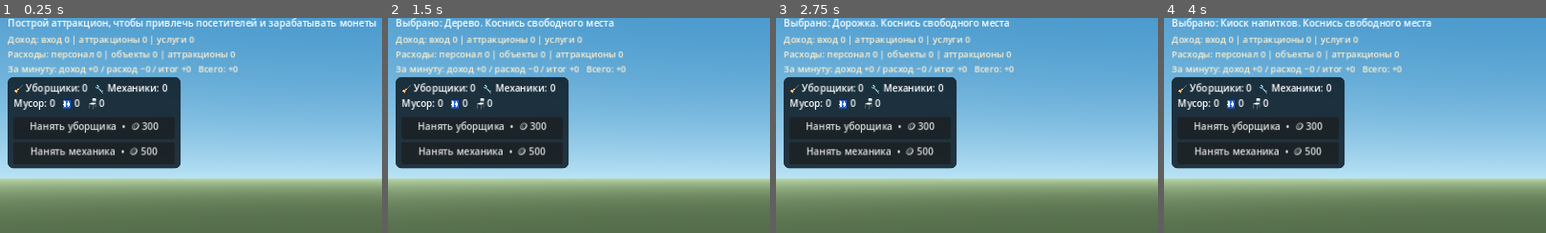
Above: before the commit, frames 1-4 (left to right).
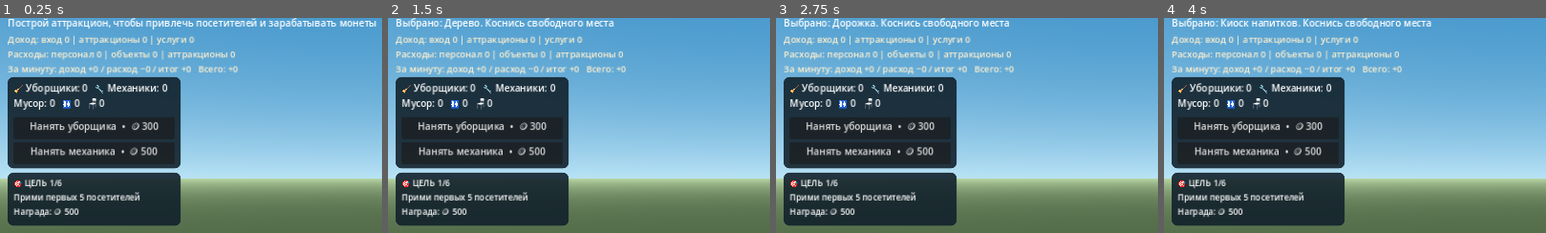
Above: after the commit, the same moments.

Repository: uchihabaha05-del/PARKORA
Game: Godot game, scene res://scenes/main.tscn
Two runs of this game, one before a commit and one after it. Both use one fixed random seed, a clock stepped at 60 frames per second and the inputs below.
Inputs:
- Up to frame 1 (0.25 s): no input
- Up to frame 2 (1.5 s): click "Карусель 🪙 1 200" at 0.5 s; click "Дерево 🪙 100" at 1.25 s
- Up to frame 3 (2.75 s): click "Дорожка 🪙 25" at 2 s
- Up to frame 4 (4 s): click "Еда 🍔 🪙 650" at 2.75 s; click "Напитки 🥤 🪙 500" at 3.5 s
The pictures show only the part of the screen within x 1-51%, y 13-63%; the shares and areas given below are measured in that part.

The runs differ from the first frame. In frame 1, 11% of the frame differs, in the area x 2-48%, y 72-97%; in frame 2, 11%; in frame 3, 11%; in frame 4, 11%.

Commit message:
Add saved park objectives with milestone rewards

Diff:
--- a/scripts/main.gd
+++ b/scripts/main.gd
@@ -34,6 +34,8 @@
 var period_income := 0
 var period_expenses := 0
 var reporting_timer := 60.0
+var objective_index := 0
+var objective_label: Label
 var maintenance_timer := 10.0
 var save_timer := 15.0
 var built_objects: Array[Dictionary] = []
@@ -86,6 +88,7 @@
 	_animate_rides(delta)
 	_update_economy(delta)
 	_update_reporting_period(delta)
+	_update_objectives()
 	save_timer -= delta
 	if save_timer <= 0.0:
 		save_timer = 15.0
@@ -263,6 +266,7 @@
 	_add_clear_button(row)
 	_create_ride_management_panel(root)
 	_create_staff_panel(root)
+	_create_objective_panel(root)
 
 
 func _create_staff_panel(root: Control) -> void:
@@ -294,6 +298,88 @@
 	hire_mechanic_button.custom_minimum_size = Vector2(0, 34)
 	hire_mechanic_button.pressed.connect(_hire_mechanic)
 	column.add_child(hire_mechanic_button)
+
+
+func _create_objective_panel(root: Control) -> void:
+	var panel := PanelContainer.new()
+	panel.position = Vector2(24, 350)
+	panel.custom_minimum_size = Vector2(290, 88)
+	var style := StyleBoxFlat.new()
+	style.bg_color = Color(0.07, 0.13, 0.17, 0.9)
+	style.set_corner_radius_all(10)
+	style.content_margin_left = 10
+	style.content_margin_right = 10
+	style.content_margin_top = 7
+	style.content_margin_bottom = 7
+	panel.add_theme_stylebox_override("panel", style)
+	root.add_child(panel)
+	objective_label = Label.new()
+	objective_label.add_theme_color_override("font_color", Color.WHITE)
+	objective_label.add_theme_font_size_override("font_size", 14)
+	objective_label.autowrap_mode = TextServer.AUTOWRAP_WORD_SMART
+	panel.add_child(objective_label)
+	_update_objective_text()
+
+
+func _update_objective_text() -> void:
+	var objective_text := ""
+	var reward := 0
+	match objective_index:
+		0:
+			objective_text = "Прими первых 5 посетителей"
+			reward = 500
+		1:
+			objective_text = "Построй второй аттракцион"
+			reward = 800
+		2:
+			objective_text = "Построй 2 объекта обслуживания"
+			reward = 600
+		3:
+			objective_text = "Заработай 1 500 монет общей выручки"
+			reward = 1000
+		4:
+			objective_text = "Найми уборщика или механика"
+			reward = 500
+		5:
+			objective_text = "Доведи рейтинг и чистоту до 70%"
+			reward = 1500
+		_:
+			objective_text = "Все основные цели выполнены! Продолжай развивать парк"
+	if objective_index >= 6:
+		objective_label.text = "🏆 Цели\n" + objective_text
+	else:
+		objective_label.text = "🎯 ЦЕЛЬ " + str(objective_index + 1) + "/6\n" + objective_text + "\nНаграда: 🪙 " + _format_number(reward)
+
+
+func _update_objectives() -> void:
+	var completed := false
+	var reward := 0
+	match objective_index:
+		0:
+			completed = total_visitors >= 5
+			reward = 500
+		1:
+			completed = rides.size() >= 2
+			reward = 800
+		2:
+			completed = shops.size() + facilities.size() >= 2
+			reward = 600
+		3:
+			completed = total_income >= 1500
+			reward = 1000
+		4:
+			completed = cleaners + mechanics >= 1
+			reward = 500
+		5:
+			completed = park_rating >= 70.0 and cleanliness >= 70.0
+			reward = 1500
+	if completed and objective_index < 6:
+		coins += reward
+		objective_index += 1
+		_update_objective_text()
+		_update_hud()
+		_save_game()
+		_set_hint("Цель выполнена! Награда: +🪙 " + _format_number(reward))
 
 
 func _hire_cleaner() -> void:
@@ -786,6 +872,7 @@
 	period_income = int(config.get_value("economy", "period_income", 0))
 	period_expenses = int(config.get_value("economy", "period_expenses", 0))
 	reporting_timer = float(config.get_value("economy", "reporting_timer", 60.0))
+	objective_index = clampi(int(config.get_value("economy", "objective_index", 0)), 0, 6)
 	park_rating = float(config.get_value("park", "park_rating", 50.0))
 	cleaners = int(config.get_value("park", "cleaners", 0))
 	mechanics = int(config.get_value("park", "mechanics", 0))
@@ -842,6 +929,7 @@
 	config.set_value("economy", "period_income", period_income)
 	config.set_value("economy", "period_expenses", period_expenses)
 	config.set_value("economy", "reporting_timer", reporting_timer)
+	config.set_value("economy", "objective_index", objective_index)
 	config.set_value("park", "park_rating", park_rating)
 	config.set_value("park", "cleaners", cleaners)
 	config.set_value("park", "mechanics", mechanics)
